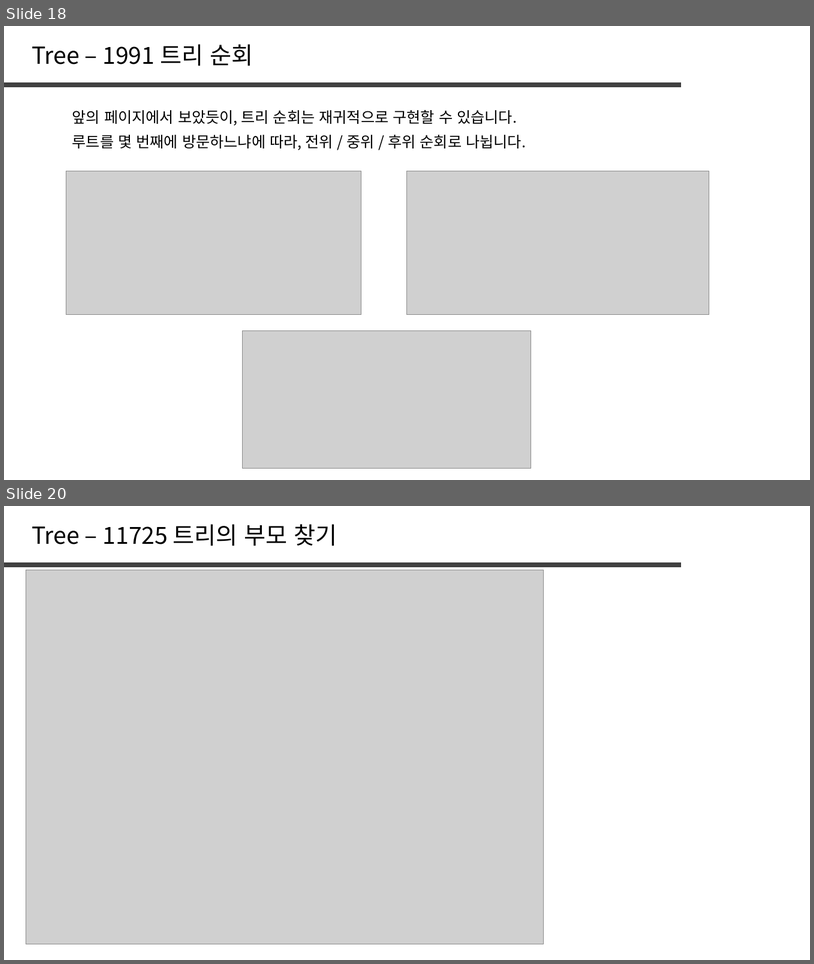
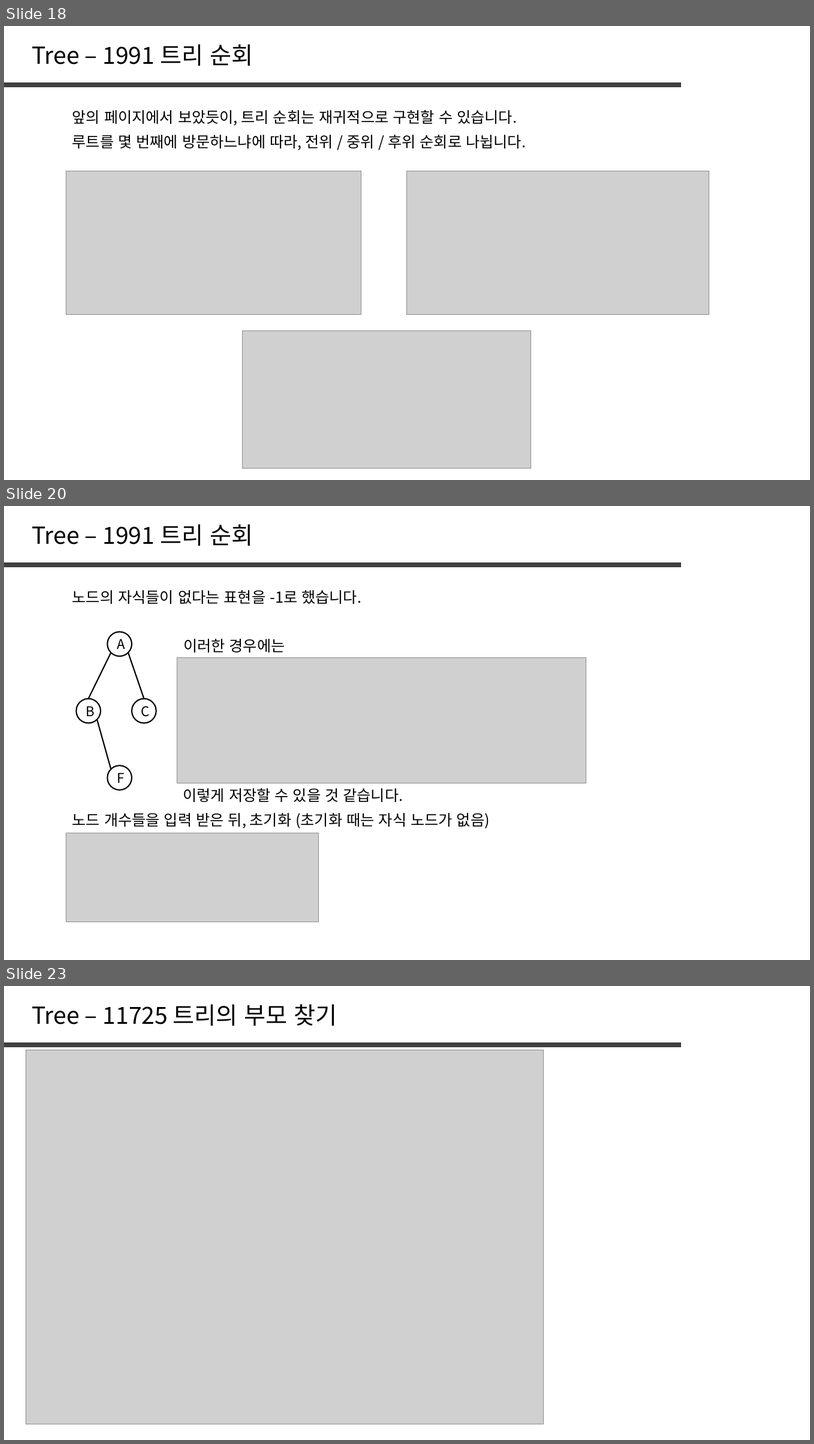
Before and after one commit to jaehoo1/PS-study, a slide deck: study/8_Tree, Graph.pptx. Shown one above the other, each under a label of ours: slides 18 and 20 before the commit, slides 18, 20 and 23 after it; the slides between them are not shown. The pictures are 814x964 and 814x1444 pixels, drawn with LibreOffice and Linux fonts; fonts in the diff are those of the drawing; grey boxes stand for pictures. Boxes give left, top, right and bottom in pixels: in the first picture for what was removed or moved away, otherwise in the second. Text is boxed around its words. In the diff, an @@ line names an element or a change of style, - is before the commit and + after.

```diff
--- a/study/8_Tree, Graph.pptx
+++ b/study/8_Tree, Graph.pptx
@@ slide 20 added at [4,506,810,960], background #FFFFFF @@
@@ text added at [32,524,253,546], 28 pt, text #000000 @@
+Tree – 1991 트리 순회
@@ line added from (4, 565) to (681, 565), #404040 6 pt @@
@@ text added at [72,590,362,604], 18 pt, text #000000 @@
+노드의 자식들이 없다는 표현을 -1로 했습니다.
@@ ellipse added at [107,632,132,656], outline #000000 1.5 pt, 16 pt, text #000000 @@
+A
@@ text added at [183,639,285,652], 18 pt, text #000000 @@
+이러한 경우에는
@@ line added from (89, 699) to (111, 652), #000000 1.5 pt @@
@@ line added from (144, 699) to (128, 652), #000000 1.5 pt @@
@@ picture added at [177,658,587,783] @@
@@ ellipse added at [76,699,100,723], outline #000000 1.5 pt, 16 pt, text #000000 @@
+B
@@ ellipse added at [132,699,156,723], outline #000000 1.5 pt, 16 pt, text #000000 @@
+C
@@ line added from (111, 769) to (97, 720), #000000 1.5 pt @@
@@ ellipse added at [107,766,132,790], outline #000000 1.5 pt, 16 pt, text #000000 @@
+F
@@ text added at [183,788,404,802], 18 pt, text #000000 @@
+이렇게 저장할 수 있을 것 같습니다.
@@ text added at [72,813,490,828], 18 pt, text #000000 @@
+노드 개수들을 입력 받은 뒤, 초기화 (초기화 때는 자식 노드가 없음)
@@ picture added at [66,832,318,922] @@
@@ what was slide 20 is now slide 23 @@
```
Also in this commit, not shown: 1 slide changed, 5 other slides added, 1 slide removed.
